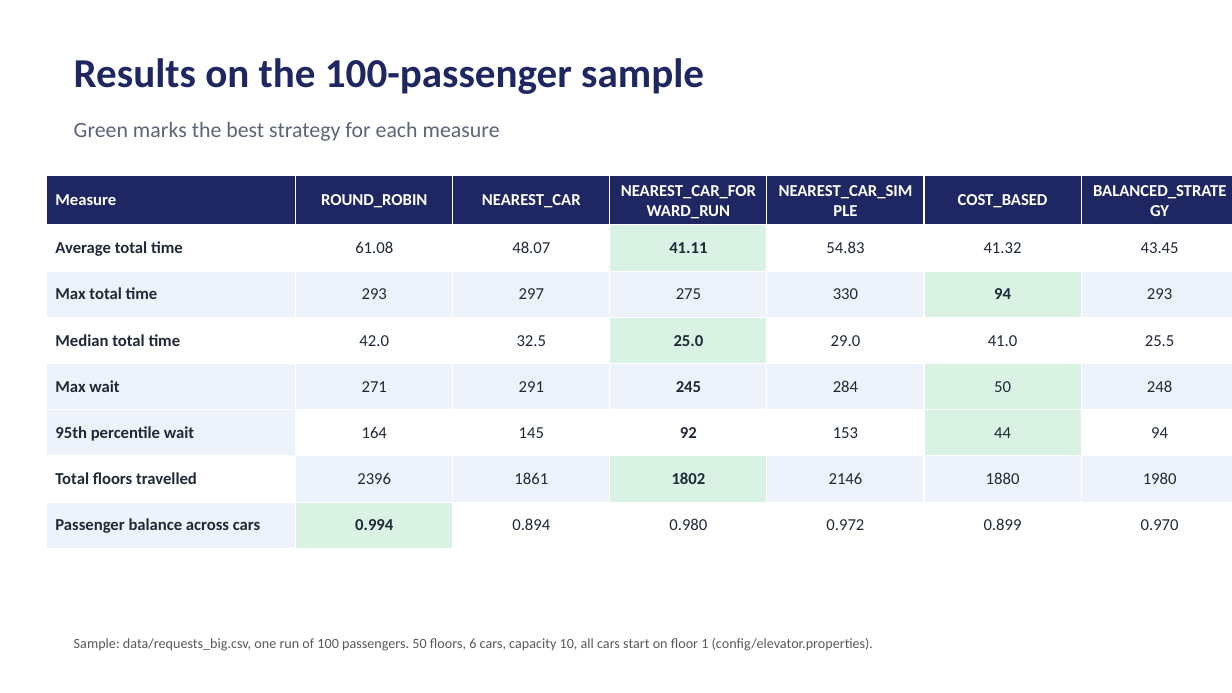
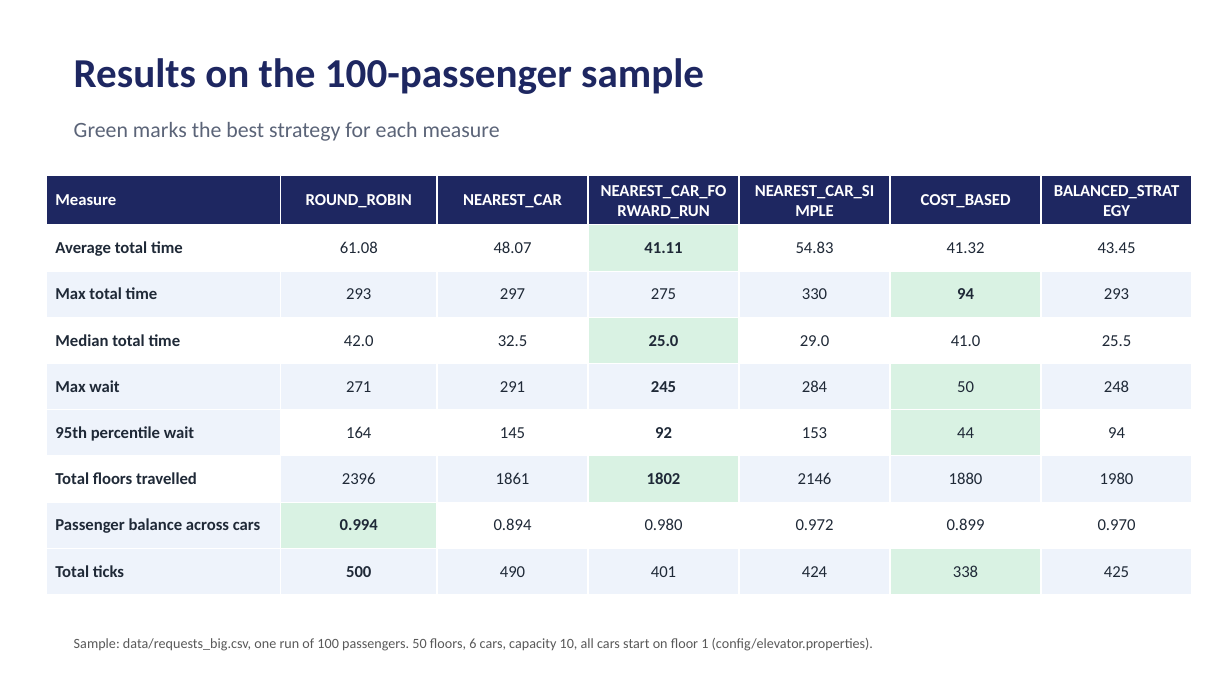
Before and after one commit to yashrajarora/kkr-simulator-python, a slide deck: slide 18 of docs/elevator_strategies_summary.pptx. Drawn at 1232x693 pixels with LibreOffice and Linux fonts; fonts in the diff are those of the drawing. Boxes give left, top, right and bottom in pixels: in the first picture for what was removed or moved away, otherwise in the second. Text is boxed around its words. In the diff, an @@ line names an element or a change of style, - is before the commit and + after.

Commit message:
Added new metrics for total ticks

```diff
--- a/docs/elevator_strategies_summary.pptx
+++ b/docs/elevator_strategies_summary.pptx
@@ table at bbox=[46, 176, 1190, 594] @@
+row 9: Total ticks | 500 | 490 | 401 | 424 | 338 | 425
@@ table: place and size @@
-table at bbox=[46, 176, 1232, 548]
+table at bbox=[46, 176, 1190, 594]
```
Also in this commit, not shown: 7 other slides changed, 10 other files.
